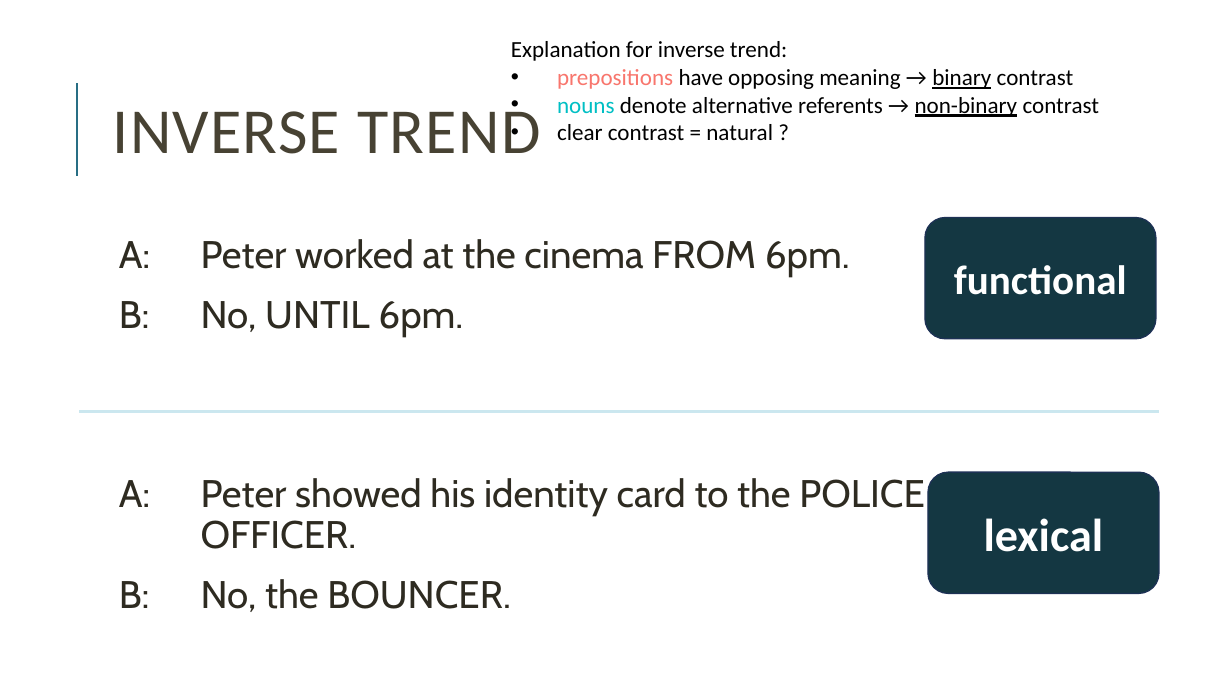
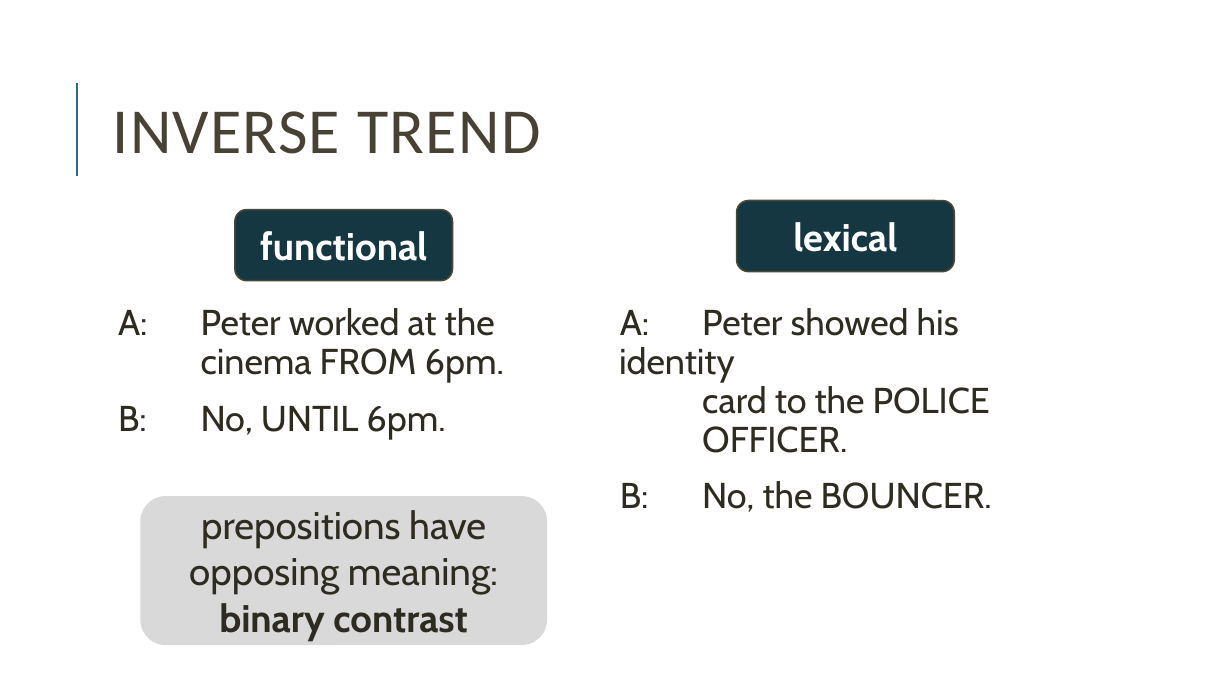
Before and after one commit to miriamschiele/MA, a slide deck: slide 39 of presentation/Miriam Schiele, MA presentation.pptx (slide 36 before the commit). Drawn at 1232x693 pixels with LibreOffice and Linux fonts; fonts in the diff are those of the drawing. Boxes give left, top, right and bottom in pixels: in the first picture for what was removed or moved away, otherwise in the second. Text is boxed around its words. In the diff, an @@ line names an element or a change of style, - is before the commit and + after.

```diff
--- a/presentation/Miriam Schiele, MA presentation.pptx
+++ b/presentation/Miriam Schiele, MA presentation.pptx
@@ text removed at (x1=511, y1=41, x2=1100, y2=140) @@
-Explanation for inverse trend:
-• prepositions have opposing meaning → binary contrast
-• nouns denote alternative referents → non-binary contrast
-• clear contrast = natural ?
@@ rounded rectangle "lexical" resized from (x1=928, y1=472, x2=1159, y2=593) to (x1=737, y1=201, x2=955, y2=272) @@
@@ rounded rectangle "lexical" at (x1=737, y1=201, x2=955, y2=272): size 36 to 30 pt, font Calibri to Cabin; outline #1E3256 1 pt to #4A4836 1.25 pt @@
@@ text at (x1=119, y1=239, x2=850, y2=337): paragraphs removed @@
-  A: Peter worked at the cinema FROM 6pm.
-  B: No, UNTIL 6pm.
@@ rounded rectangle "functional" resized from (x1=925, y1=217, x2=1156, y2=338) to (x1=235, y1=210, x2=453, y2=281) @@
@@ rounded rectangle "functional" at (x1=235, y1=210, x2=453, y2=281): size 32 to 30 pt, font Calibri to Cabin; outline #1E3256 1 pt to #4A4836 1.25 pt @@
@@ text added at (x1=118, y1=308, x2=504, y2=440), 28 pt, text #2E2B21 @@
+  A: Peter worked at the
+  cinema FROM 6pm.
+  B: No, UNTIL 6pm.
@@ text "A: Peter showed his identity ..." moved from (x1=119, y1=239, x2=925, y2=612) to (x1=619, y1=308, x2=992, y2=512) @@
@@ text "A: Peter showed his identity ..." at (x1=619, y1=308, x2=992, y2=512): size 30 to 28 pt @@
@@ line removed from (1159, 412) to (79, 412) @@
@@ rounded rectangle added at (x1=141, y1=497, x2=546, y2=644), fill #D9D9D9, outline #D9D9D9 1.25 pt, 30 pt, text #2E2B21 @@
+prepositions have opposing meaning:
+binary contrast
```
Also in this commit, not shown: 6 other slides changed, 5 slides added, 1 slide removed, 1 other file.
